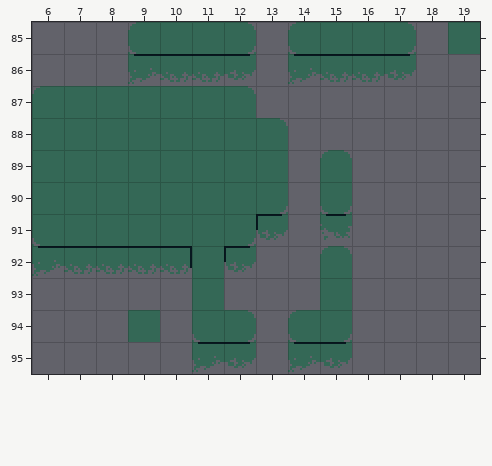
Level history. Tiled map: files/maps/debug.tmx. Above is the file before it was changed.
Cells are 16x16 px. Shown: x 6..19, y 85..95.
After the commit:
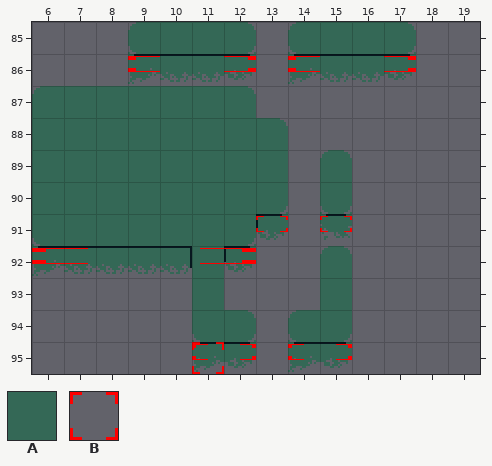
Key: from "main": A 1, B 6.
_ is an empty cell.
Objects are placed by their top-left corner, in cells (3,4 is the top-left corner of cell 3,4); size is 1x1 cell unless given.
Tiles replaced or removed in this view: A.
Author's note on the commit: Start on player-platform interactivity.
Changes in this commit:
Changed rows in their new state; . is an unchanged cell.
Layer "tiles":
first column x 19:
85 _
first column x 9:
94 _
Layer "objects" (now shown):
added: B "islandParticles" at 9,86.1 size 4x0.5
added: B "islandParticles" at 14,86.1 size 4x0.5
added: B "islandParticles" at 15,91.1 size 1x0.5
added: B "islandParticles" at 13,91.1 size 1x0.5
added: B "islandParticles" at 6,92.1 size 7x0.5
added: B "islandParticles" at 11,95.1 size 2x0.5
added: B "islandParticles" at 14,95.1 size 2x0.5
added: B "platform" at 11,95
